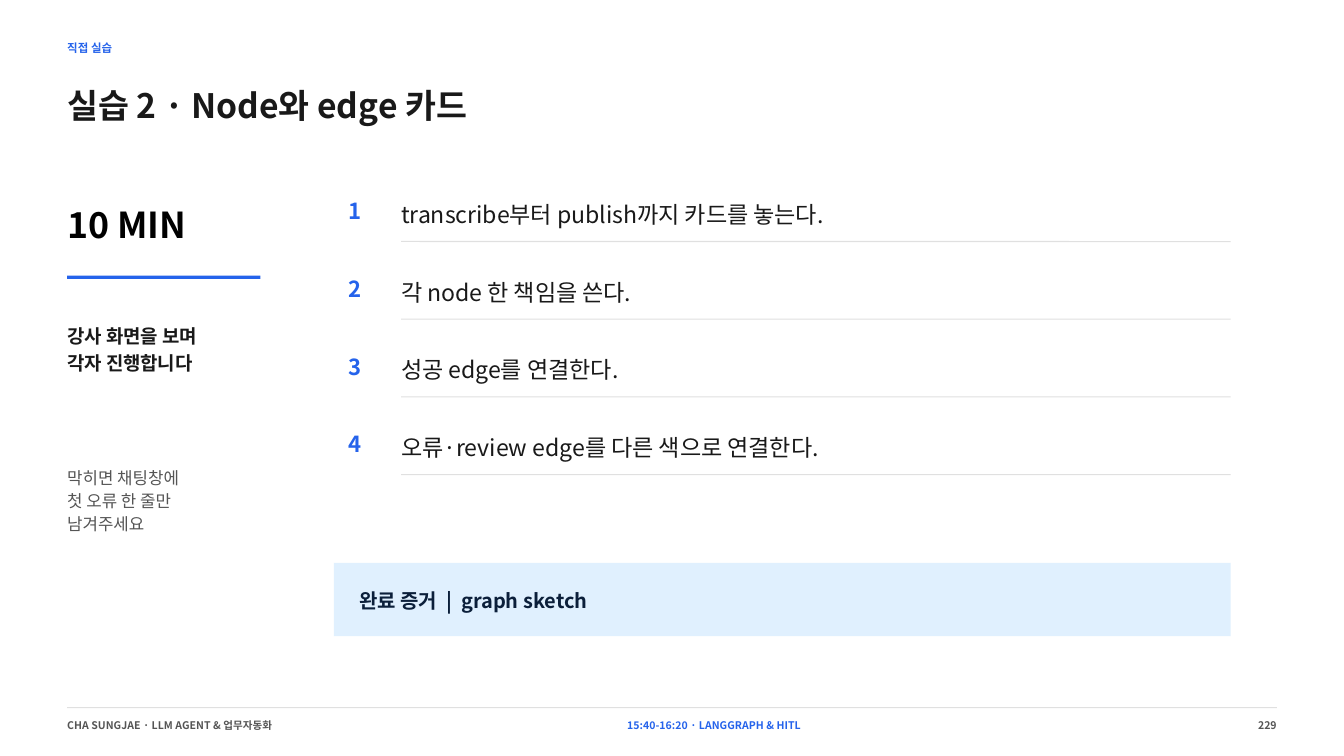
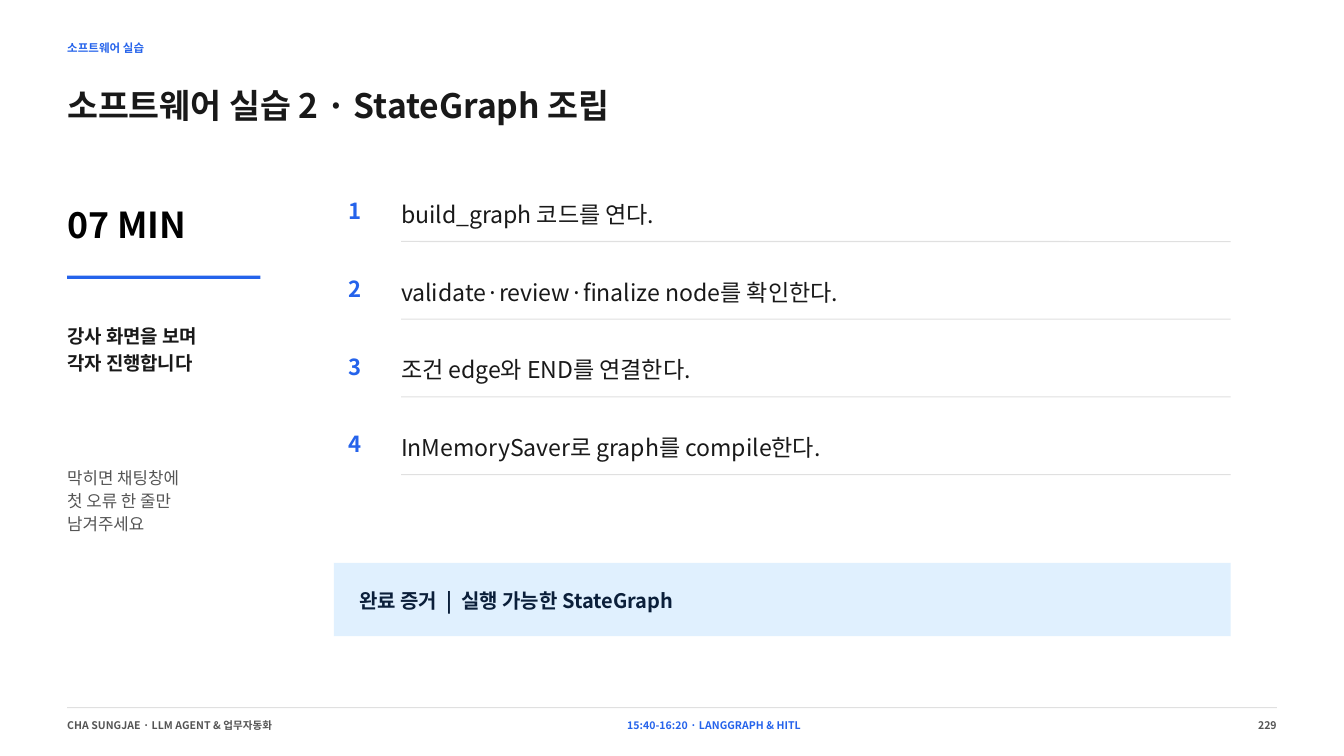
Before and after one commit to smilesjcha/llm-agent-and-workflow-automation, a slide deck: slide 229 of slides/IPA_LLM_Agent_업무자동화_Day1_2026-08-23_MUSINSA_PARTS_270p.pptx. Drawn at 1344x756 pixels with LibreOffice and Linux fonts; fonts in the diff are those of the drawing. Boxes give left, top, right and bottom in pixels: in the first picture for what was removed or moved away, otherwise in the second. Text is boxed around its words. In the diff, an @@ line names an element or a change of style, - is before the commit and + after.

```diff
--- a/slides/IPA_LLM_Agent_업무자동화_Day1_2026-08-23_MUSINSA_PARTS_270p.pptx
+++ b/slides/IPA_LLM_Agent_업무자동화_Day1_2026-08-23_MUSINSA_PARTS_270p.pptx
@@ text at <box>67,42,144,53</box>: text changed @@
-직접 실습
+소프트웨어 실습
@@ text at <box>67,89,610,126</box>: text changed @@
-실습 2 · Node와 edge 카드
+소프트웨어 실습 2 · StateGraph 조립
@@ text at <box>401,204,655,229</box>: text changed @@
-transcribe부터 publish까지 카드를 놓는다.
+build_graph 코드를 연다.
@@ text at <box>67,211,186,239</box>: text changed @@
-10 MIN
+07 MIN
@@ text at <box>401,281,838,303</box>: text changed @@
-각 node 한 책임을 쓴다.
+validate·review·finalize node를 확인한다.
@@ text at <box>401,359,691,384</box>: text changed @@
-성공 edge를 연결한다.
+조건 edge와 END를 연결한다.
@@ text at <box>401,437,821,462</box>: text changed @@
-오류·review edge를 다른 색으로 연결한다.
+InMemorySaver로 graph를 compile한다.
@@ text at <box>359,591,673,613</box>: text changed @@
-완료 증거 | graph sketch
+완료 증거 | 실행 가능한 StateGraph
```
Also in this commit, not shown: 88 other slides changed, 5 other files.
